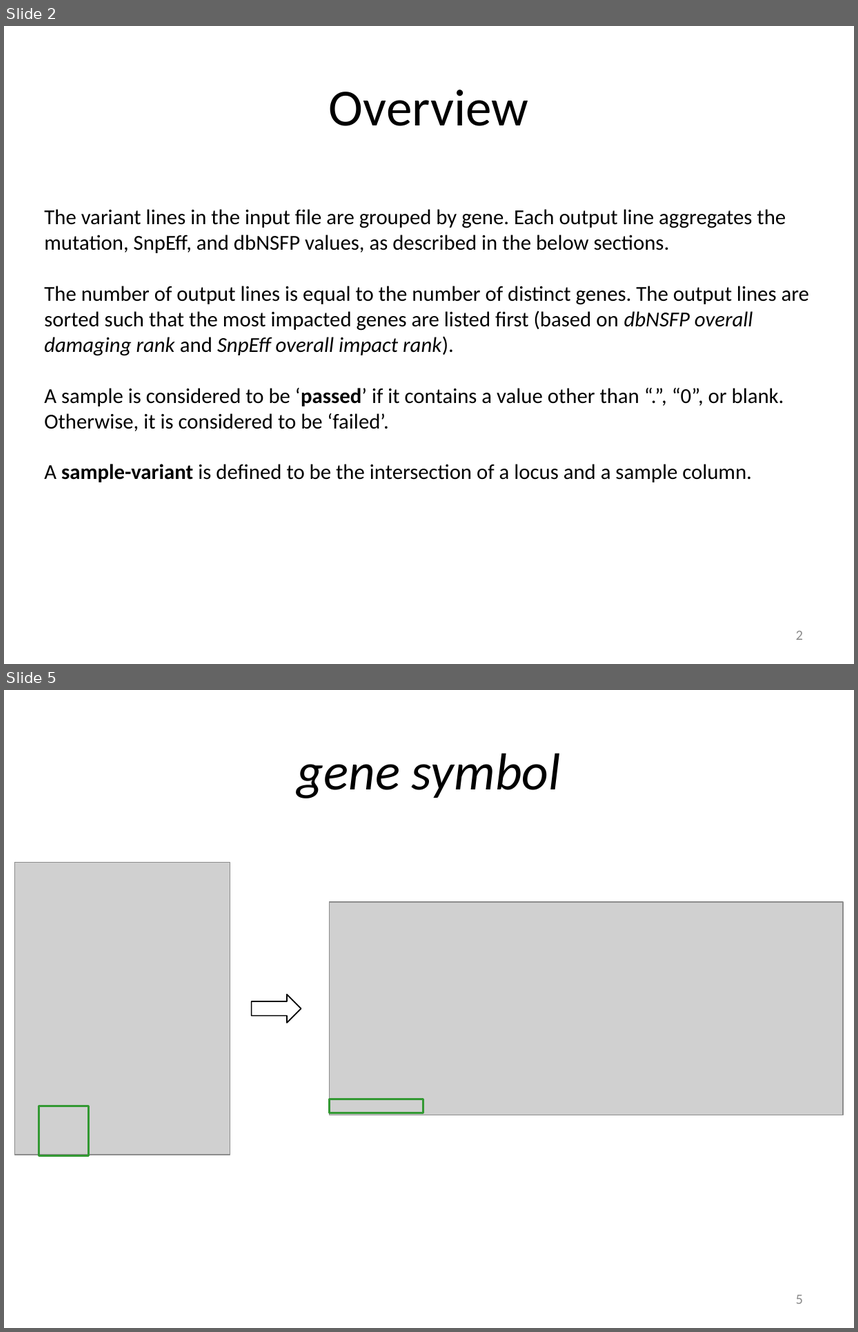
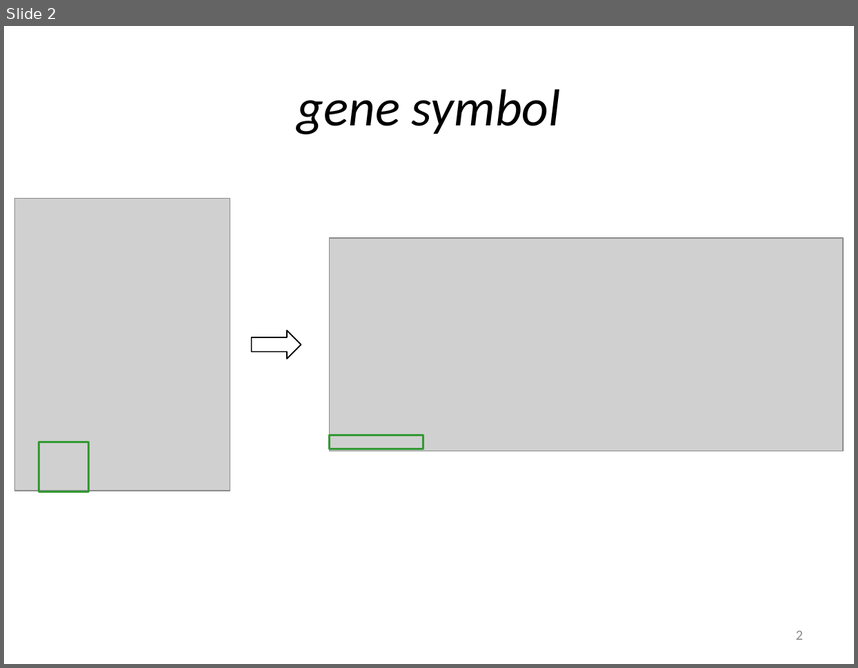
Before and after one commit to umich-brcf-bioinf/GeneRollup, a slide deck: doc/overview_source.pptx. Shown one above the other, each under a label of ours: slides 2 and 5 before the commit, slide 2 after it; the slides between them are not shown. The pictures are 858x1332 and 858x668 pixels, drawn with LibreOffice and Linux fonts; fonts in the diff are those of the drawing; grey boxes stand for pictures. Boxes give left, top, right and bottom in pixels: in the first picture for what was removed or moved away, otherwise in the second. Text is boxed around its words. In the diff, an @@ line names an element or a change of style, - is before the commit and + after.

Commit message:
ROLL-16 (cgates): Tweaked overview doc

```diff
--- a/doc/overview_source.pptx
+++ b/doc/overview_source.pptx
@@ slide 2 removed at <box>4,26,854,664</box>, background #FFFFFF @@
@@ title removed at <box>329,89,529,126</box> @@
-Overview
@@ text removed at <box>44,209,809,482</box> @@
-The variant lines in the input file are grouped by gene. Each output line aggregates the mutation, SnpEff, and dbNSFP values, as described in the below sections.
-The number of output lines is equal to the number of distinct genes. The output lines are sorted such that the most impacted genes are listed first (based on dbNSFP overall damaging rank and SnpEff overall impact rank).
-A sample is considered to be ‘passed’ if it contains a value other than “.”, “0”, or blank. Otherwise, it is considered to be ‘failed’.
-A sample-variant is defined to be the intersection of a locus and a sample column.
@@ page number removed at <box>796,630,803,639</box> @@
-2
@@ what was slide 5 is now slide 2 @@
@@ page number at <box>796,630,803,639</box>: text changed @@
-5
+2
```
Also in this commit, not shown: 1 slide changed, 10 other slides removed, 1 other file.
